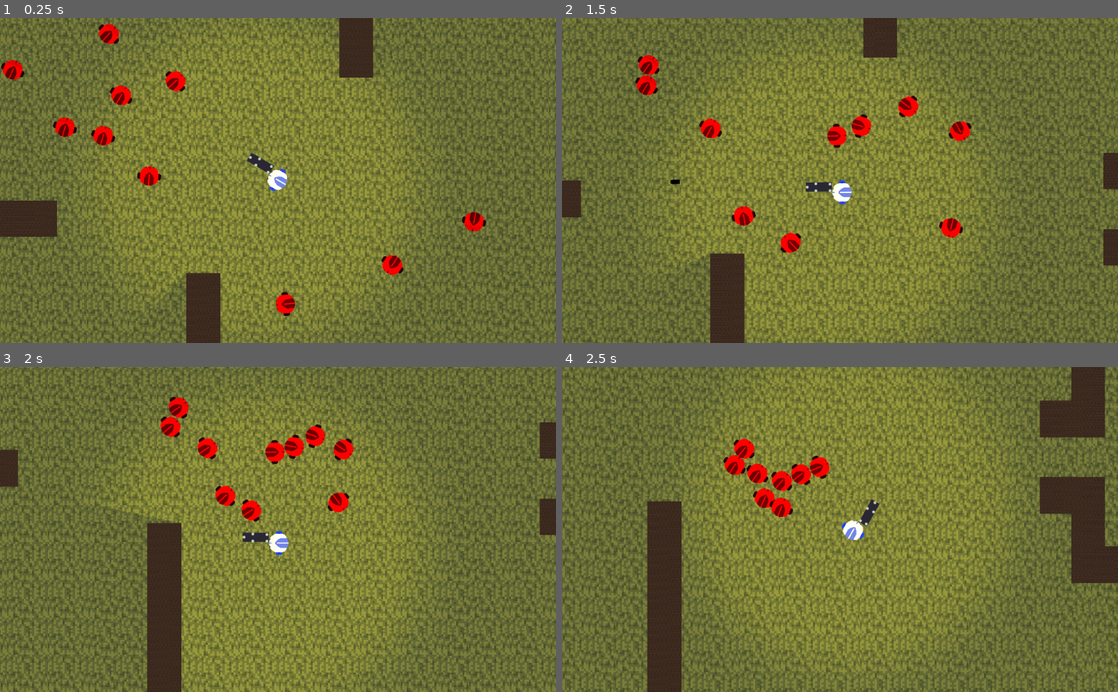
Above: before the commit, frames 1-4 (two rows, left to right).
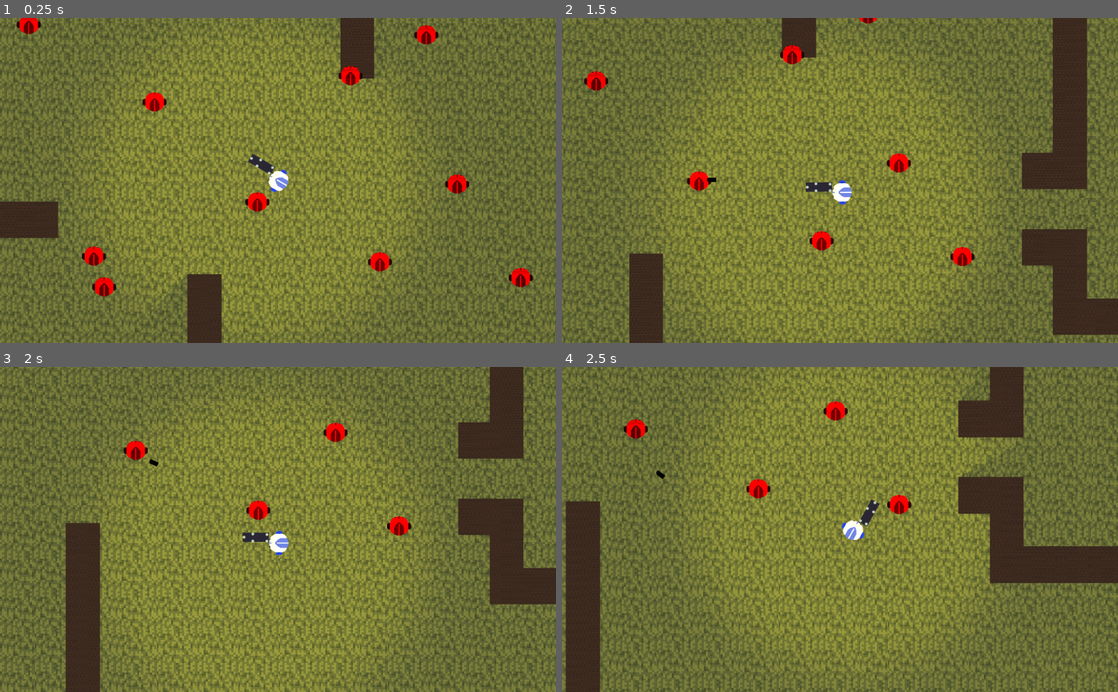
Above: after the commit, the same moments.

Repository: mikolajlubiak/hotroyal
Game: Godot game, scene res://Main.tscn
The game is run twice, just before and just after one commit, with the same random seed, the same clock (stepped at 60 frames per second) and the same inputs.
Inputs (mouse positions are in pixels of both pictures, inside the frame that each line leads up to):
- Up to frame 1 (0.25 s): no input
- Up to frame 2 (1.5 s): move the mouse to (962, 164) at 0.52 s; hold D (ui_right) 0.53-1.28 s; click (962, 164) at 0.6 s; move the mouse to (728, 196) at 1.27 s; hold S (ui_down) from 1.28 s (still down); click (728, 196) at 1.35 s
- Up to frame 3 (2 s): keep holding S (ui_down)
- Up to frame 4 (2.5 s): move the mouse to (895, 458) at 2.02 s; release S (ui_down) at 2.03 s; hold D (ui_right) from 2.03 s (still down); click (895, 458) at 2.1 s

The runs differ from the first frame. In frame 1, 25% of the frame differs, in the area x 0-100%, y 0-100%; in frame 2, 29%; in frame 3, 31%; in frame 4, 30%.
Error before the commit: Invalid get index 'position' (on base: 'null instance'). (res://Enemy.gd:10)
Error after the commit: Parse Error: Unexpected token: Identifier:t (res://Enemy.gd:10)

Commit message:
wait

Diff:
--- a/Enemy.gd
+++ b/Enemy.gd
@@ -1,6 +1,14 @@
 extends KinematicBody2D
 
 var motion = Vector2()
+var rand = RandomNumberGenerator.new()
+var enemyscene = load("res://Enemy.tscn")
+var screen_size = get_viewport().get_visible_rect().size
+var enemy = enemyscene.instance()
+
+var t = Timer.new()
+t.set_wait_time(3)
+t.set_one_shot(true)
 
 func _ready():
 	pass # Replace with function body.
@@ -14,10 +22,11 @@
 func _on_Area2D_body_entered(body):
 	if "Bullet" in body.name:
 		queue_free()
-		var rand = RandomNumberGenerator.new()
-		var enemyscene = load("res://Enemy.tscn")
-		var screen_size = get_viewport().get_visible_rect().size
-		var enemy = enemyscene.instance()
+
+		self.add_child(t)
+		t.start()
+		yield(t, "timeout")
+
 		rand.randomize()
 		var x = rand.randf_range(0, screen_size.x)
 		rand.randomize()
